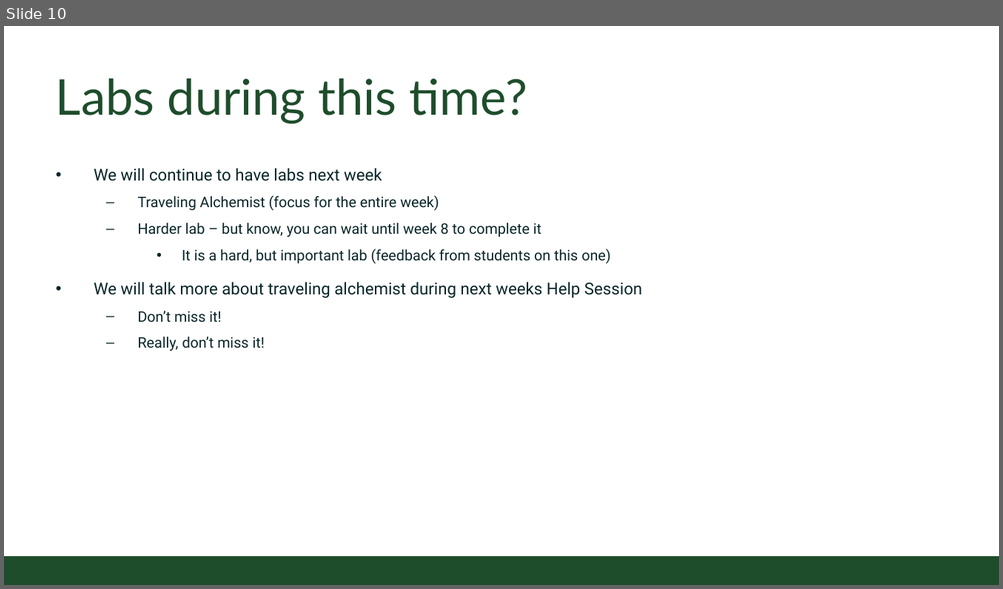
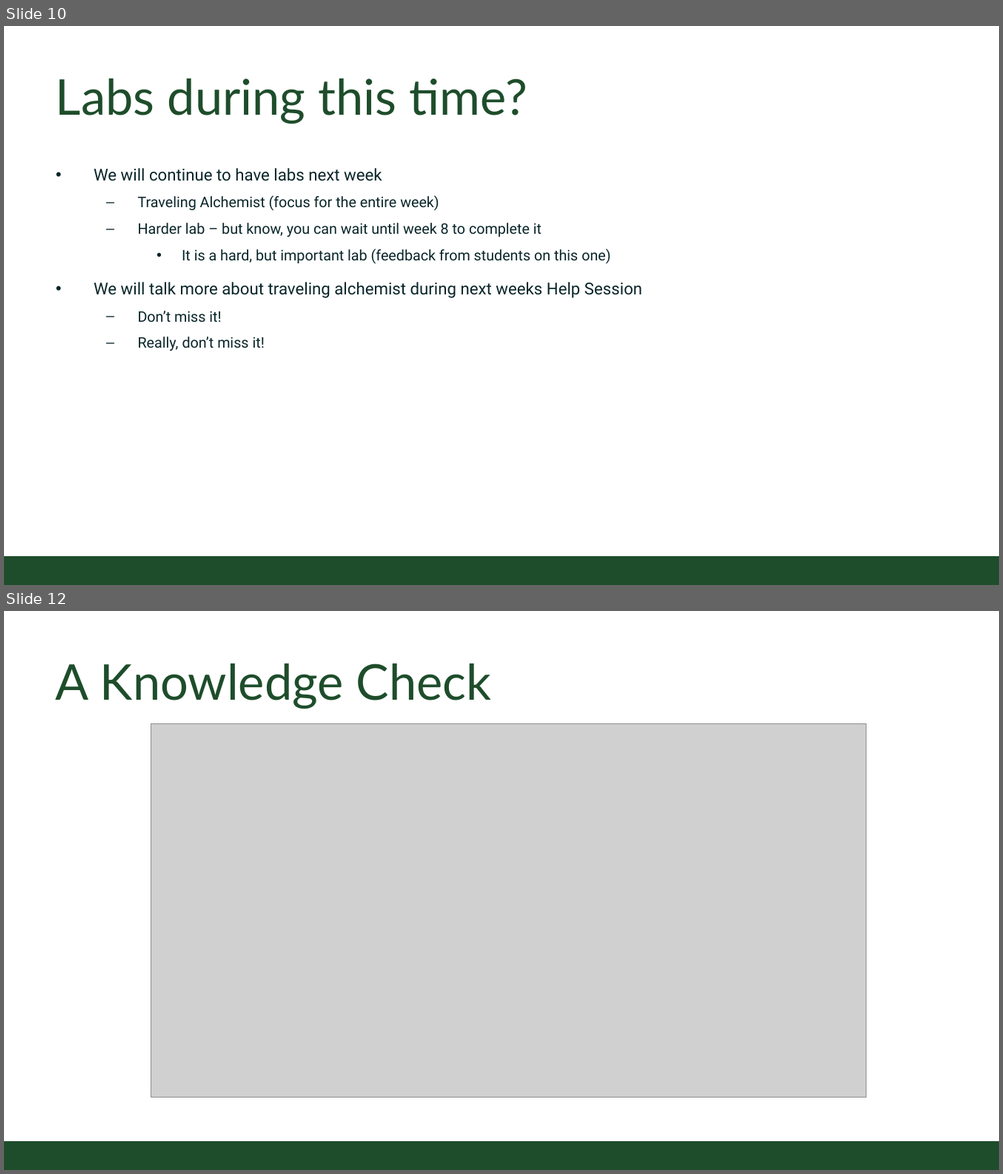
Before and after one commit to CSU-CS150/handouts, a slide deck: helpsessions/week6/week6_ID_paper.pptx. Shown one above the other, each under a label of ours: slide 10 before the commit, slides 10 and 12 after it; the slides between them are not shown. The pictures are 1003x589 and 1003x1174 pixels, drawn with LibreOffice and Linux fonts; fonts in the diff are those of the drawing; grey boxes stand for pictures; background and template pictures are left out. Boxes give left, top, right and bottom in pixels: in the first picture for what was removed or moved away, otherwise in the second. Text is boxed around its words. In the diff, an @@ line names an element or a change of style, - is before the commit and + after.

```diff
--- a/helpsessions/week6/week6_ID_paper.pptx
+++ b/helpsessions/week6/week6_ID_paper.pptx
@@ slide 12 added at [4, 611, 999, 1170], background #FFFFFF; not listed: 1 template element that a slide beside it also shows @@
@@ title added at [56, 664, 492, 709], 54 pt, text #1E4D2B @@
+A Knowledge Check
@@ picture added at [151, 724, 865, 1098] @@
```
Also in this commit, not shown: 2 other slides added.
